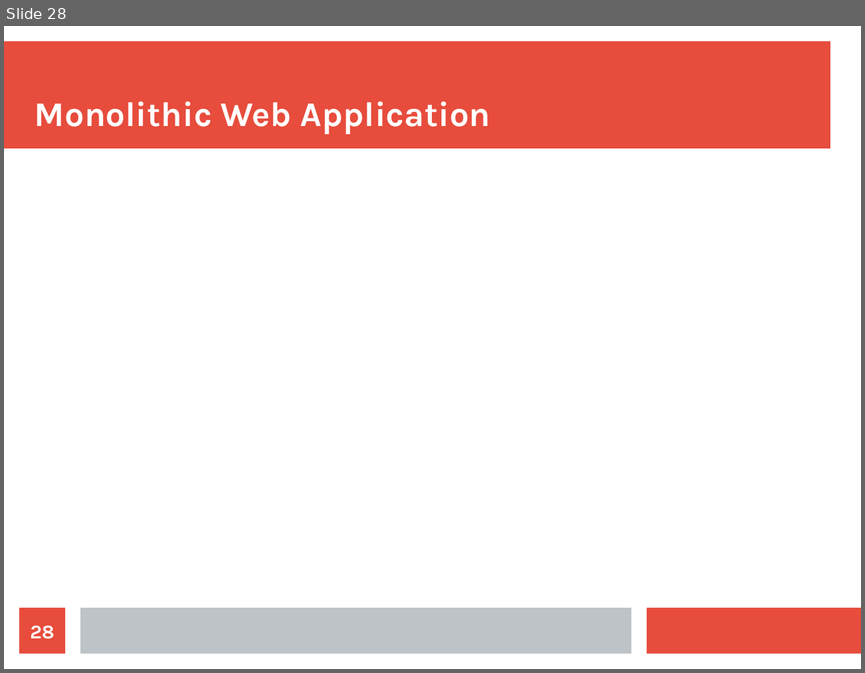
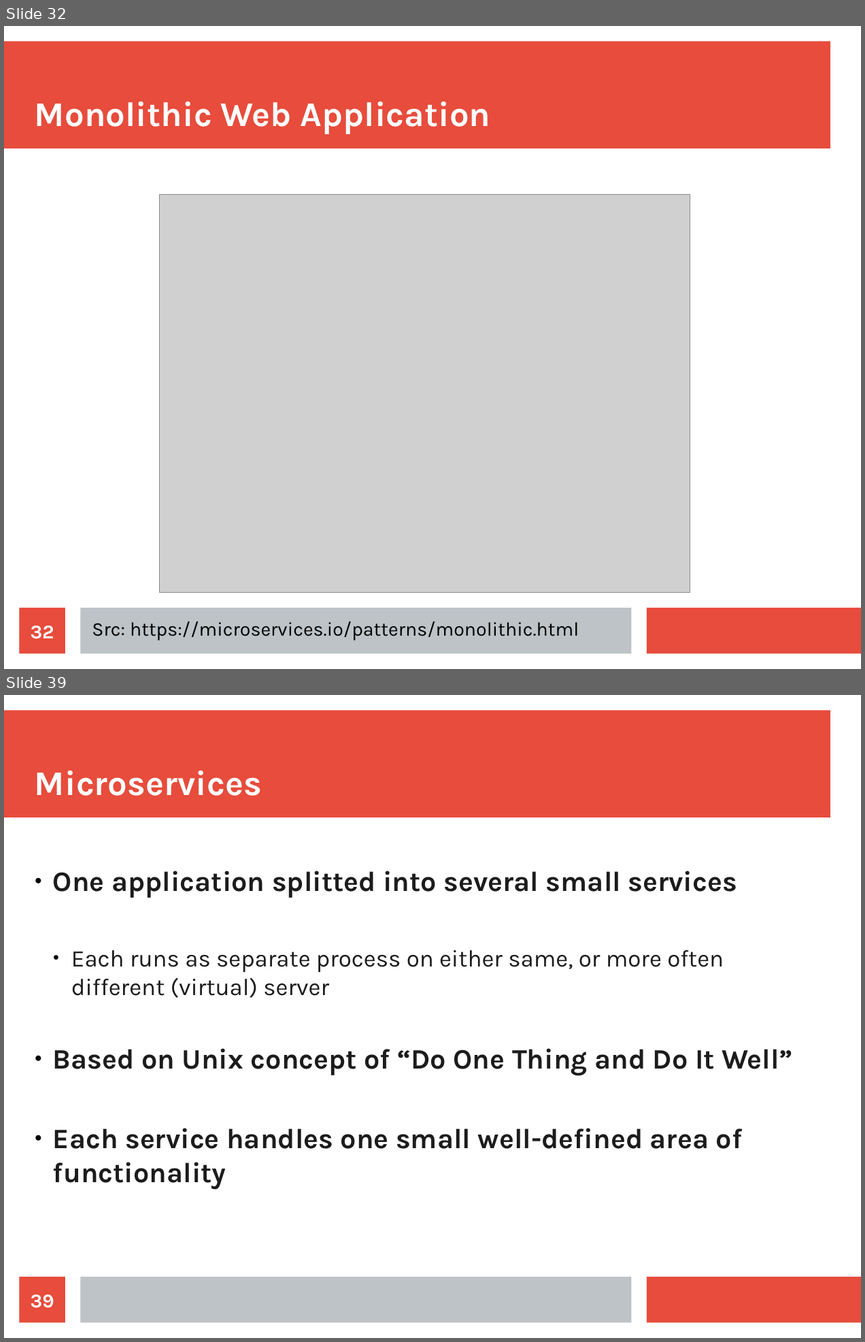
Before and after one commit to maxotta/pia-labs, a slide deck: lectures/architecture/architecture.odp. Shown one above the other, each under a label of ours: slide 28 before the commit, slides 32 and 39 after it; the slides between them are not shown. The pictures are 865x673 and 865x1342 pixels, drawn with LibreOffice and Linux fonts; fonts in the diff are those of the drawing; grey boxes stand for pictures. Boxes give left, top, right and bottom in pixels: in the first picture for what was removed or moved away, otherwise in the second. Text is boxed around its words. In the diff, an @@ line names an element or a change of style, - is before the commit and + after.

```diff
--- a/lectures/architecture/architecture.odp
+++ b/lectures/architecture/architecture.odp
@@ slide 39 added at <box>4,695,861,1338</box>, background #FFFFFF; not listed: 3 template elements that a slide beside it also shows @@
@@ title added at <box>35,770,262,796</box>, 32 pt, text #FFFFFF, bold @@
+Microservices
@@ text added at <box>53,870,792,1189</box>, 26 pt, text #1C1C1C, bold @@
+● One application splitted into several small services
+  ● Each runs as separate process on either same, or more often different (virtual) server
+● Based on Unix concept of “Do One Thing and Do It Well”
+● Each service handles one small well-defined area of functionality
@@ page number added at <box>20,1276,65,1323</box>, fill #E74C3C, 18 pt, text #FFFFFF, bold @@
+39
@@ what was slide 28 is now slide 32 @@
@@ slide 32 changed as well @@
@@ picture added at <box>160,195,689,593</box> @@
@@ page number at <box>31,625,54,639</box>: text changed @@
-28
+32
@@ text added at <box>92,621,579,640</box>, 18 pt, text #000000 @@
+Src: https://microservices.io/patterns/monolithic.html
```
Also in this commit, not shown: 3 other slides changed, 50 other slides added, 10 slides removed, 6 other files.
